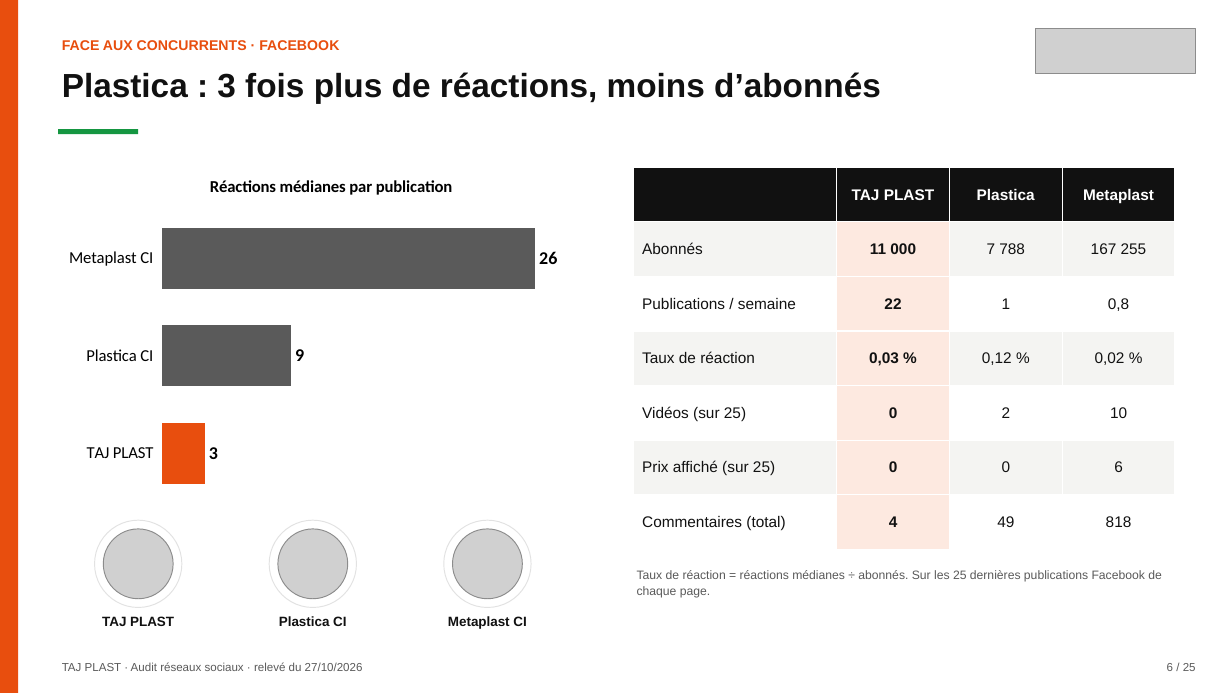
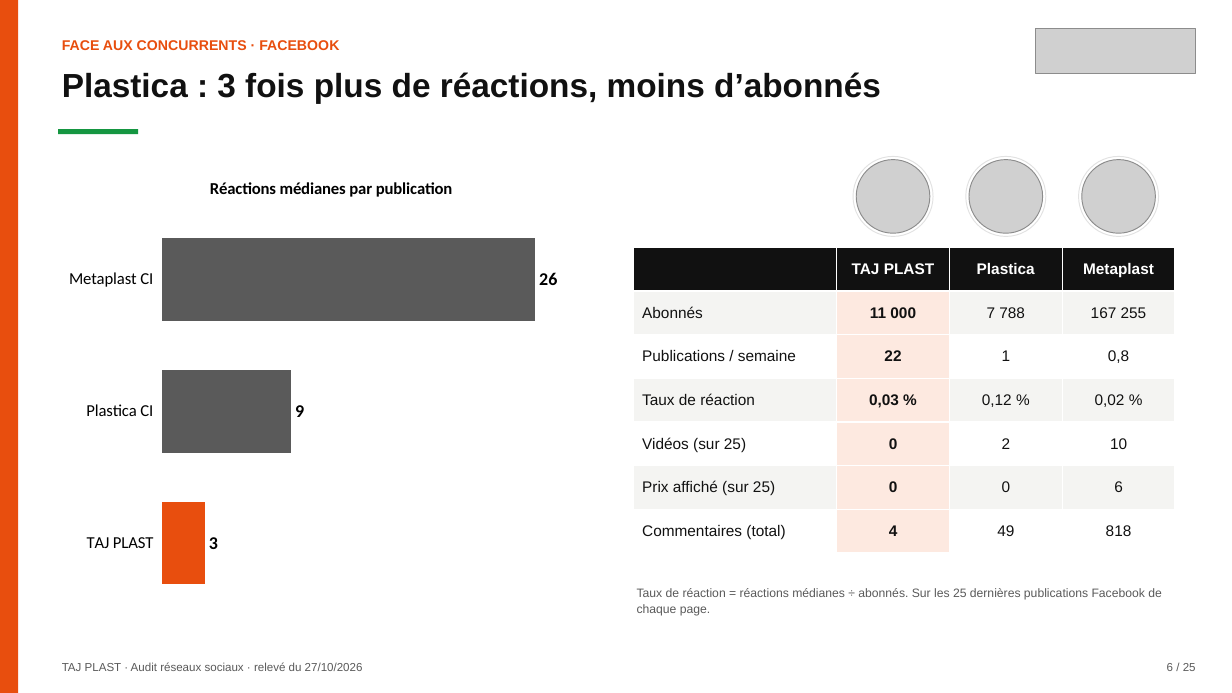
Before and after one commit to leslita06/fatima-unifood-fictif, a slide deck: slide 6 of tmp-tj/261028_tajplast_audit-reseaux-sociaux_v2.pptx. Drawn at 1232x693 pixels with LibreOffice and Linux fonts; fonts in the diff are those of the drawing; grey boxes stand for pictures. Boxes give left, top, right and bottom in pixels: in the first picture for what was removed or moved away, otherwise in the second. Text is boxed around its words. In the diff, an @@ line names an element or a change of style, - is before the commit and + after.

Commit message:
tmp

```diff
--- a/tmp-tj/261028_tajplast_audit-reseaux-sociaux_v2.pptx
+++ b/tmp-tj/261028_tajplast_audit-reseaux-sociaux_v2.pptx
@@ bar chart: place and size @@
-bar chart at (58, 160, 604, 509)
+bar chart at (58, 160, 604, 618)
@@ ellipse: place and size @@
-ellipse at (94, 520, 181, 607)
+ellipse at (853, 156, 933, 237)
@@ picture added at (857, 160, 931, 234) @@
@@ ellipse: place and size @@
-ellipse at (269, 520, 356, 607)
+ellipse at (966, 156, 1046, 237)
@@ picture added at (970, 160, 1043, 234) @@
@@ ellipse: place and size @@
-ellipse at (444, 520, 531, 607)
+ellipse at (1079, 156, 1159, 237)
@@ picture added at (1082, 160, 1156, 234) @@
@@ table: place and size @@
-table at (633, 167, 1175, 549)
+table at (633, 248, 1175, 554)
@@ picture removed at (104, 529, 174, 599) @@
@@ picture removed at (278, 529, 348, 599) @@
@@ picture removed at (453, 529, 523, 599) @@
@@ text "Taux de réaction = réactions ...": place and size @@
-text "Taux de réaction = réactions ..." at (637, 570, 1162, 598)
+text "Taux de réaction = réactions ..." at (637, 588, 1162, 616)
@@ text removed at (102, 616, 174, 626) @@
-TAJ PLAST
@@ text removed at (279, 616, 346, 626) @@
-Plastica CI
@@ text removed at (448, 616, 526, 629) @@
-Metaplast CI
```
Also in this commit, not shown: 2 other slides changed.
